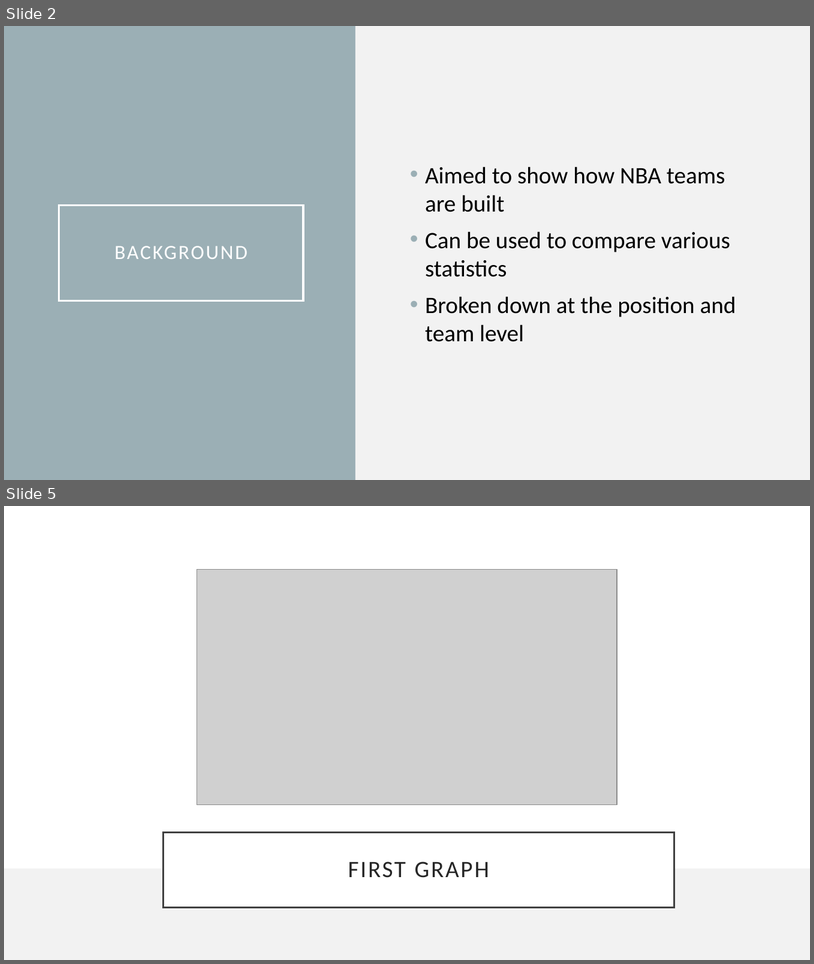
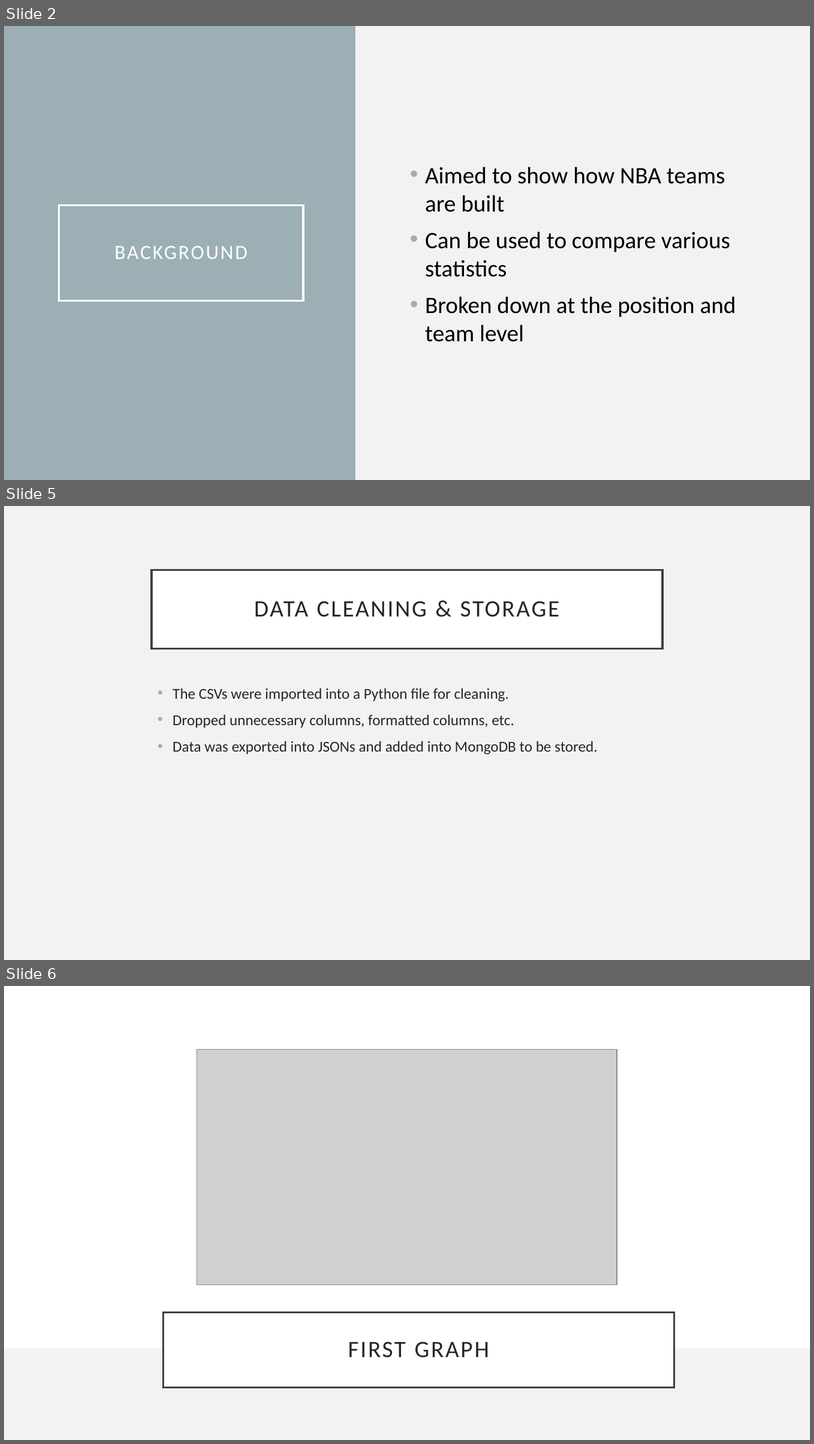
Before and after one commit to wreinhold/nba-analysis-project, a slide deck: Documentation/NBA Analysis Presentation.pptx. Shown one above the other, each under a label of ours: slides 2 and 5 before the commit, slides 2, 5 and 6 after it; the slides between them are not shown. The pictures are 814x964 and 814x1444 pixels, drawn with LibreOffice and Linux fonts; fonts in the diff are those of the drawing; grey boxes stand for pictures. Boxes give left, top, right and bottom in pixels: in the first picture for what was removed or moved away, otherwise in the second. Text is boxed around its words. In the diff, an @@ line names an element or a change of style, - is before the commit and + after.

```diff
--- a/Documentation/NBA Analysis Presentation.pptx
+++ b/Documentation/NBA Analysis Presentation.pptx
@@ slide 5 added at (4,506,810,960), background #F2F2F2 @@
@@ title added at (152,570,663,648), fill #FFFFFF, outline #404040 2.5 pt, 28 pt, text #262626 @@
+DATA CLEANING & STORAGE
@@ text added at (173,688,598,754), 18 pt, text #262626 @@
+• The CSVs were imported into a Python file for cleaning.
+• Dropped unnecessary columns, formatted columns, etc.
+• Data was exported into JSONs and added into MongoDB to be stored.
@@ what was slide 5 is now slide 6 @@
```
Also in this commit, not shown: 2 slides changed.
